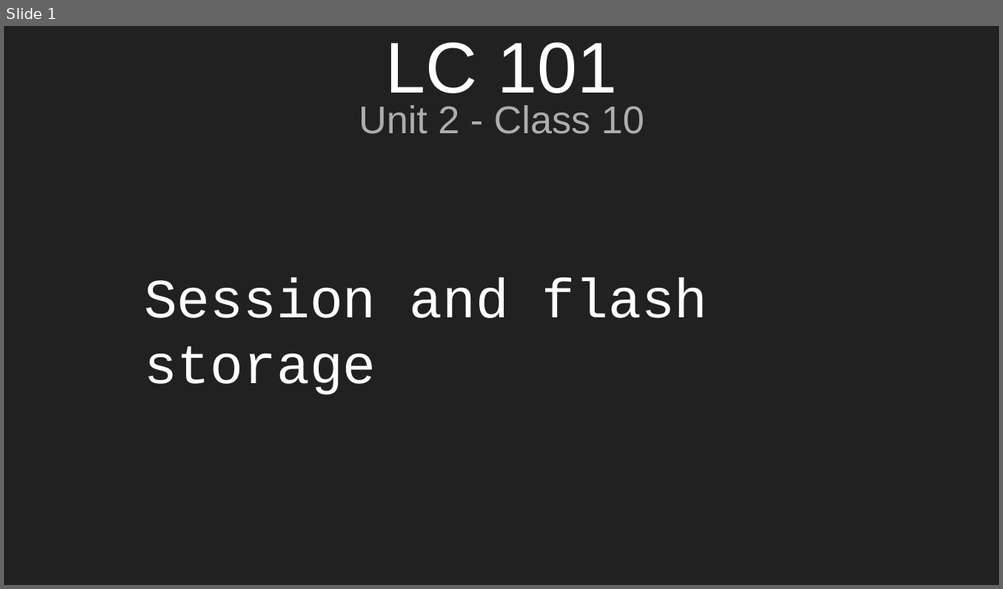
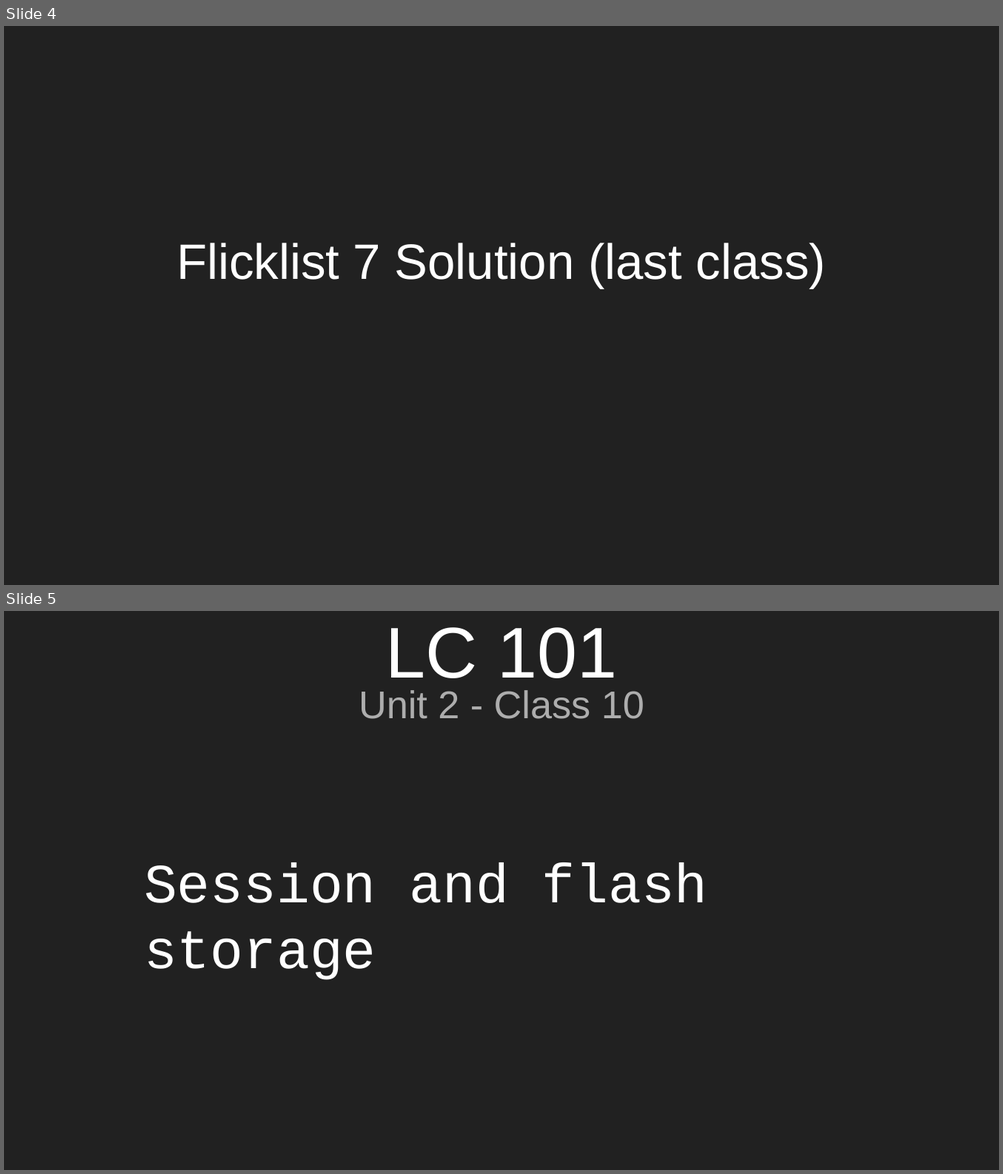
Before and after one commit to aleesham/lc101-unit2, a slide deck: slides/Unit 2 - LC 101 - Class 10.pptx. Shown one above the other, each under a label of ours: slide 1 before the commit, slides 4 and 5 after it. The pictures are 1003x589 and 1003x1174 pixels, drawn with LibreOffice and Linux fonts; fonts in the diff are those of the drawing. Boxes give left, top, right and bottom in pixels: in the first picture for what was removed or moved away, otherwise in the second. Text is boxed around its words. In the diff, an @@ line names an element or a change of style, - is before the commit and + after.

```diff
--- a/slides/Unit 2 - LC 101 - Class 10.pptx
+++ b/slides/Unit 2 - LC 101 - Class 10.pptx
@@ slide 4 added at (4,26,999,585), background #212121 @@
@@ title added at (176,243,825,289), 36 pt, text #FFFFFF @@
+Flicklist 7 Solution (last class)
@@ what was slide 1 is now slide 5 @@
```
Also in this commit, not shown: 2 slides changed, 5 other slides added, 1 other file.
